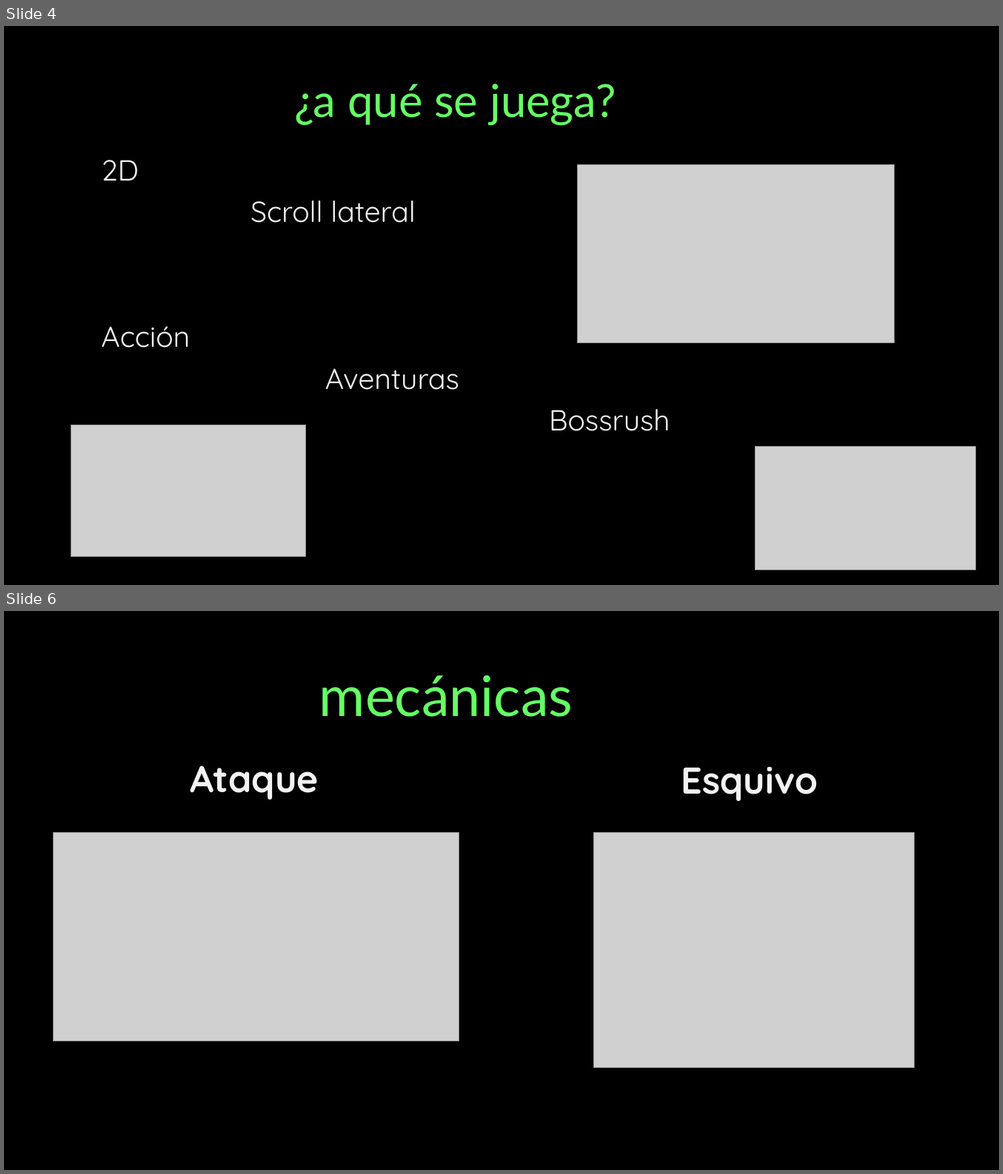
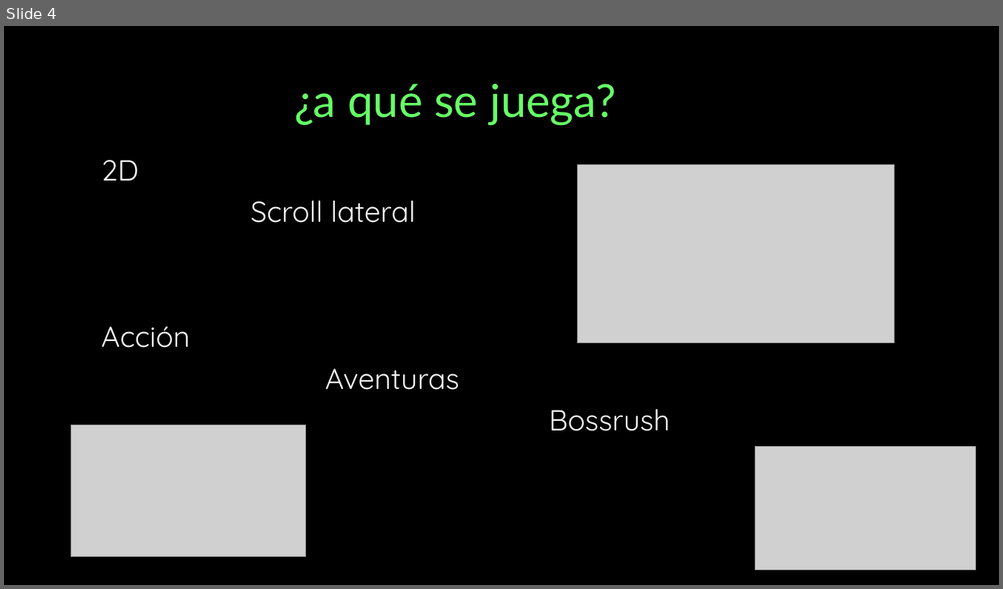
Before and after one commit to Xuppap-Inc/VerdantSorrow, a slide deck: Hitos/Presentacion hito 0.pptx. Shown one above the other, each under a label of ours: slides 4 and 6 before the commit, slide 4 after it; the slides between them are not shown. The pictures are 1003x1174 and 1003x589 pixels, drawn with LibreOffice and Linux fonts; fonts in the diff are those of the drawing; grey boxes stand for pictures. Boxes give left, top, right and bottom in pixels: in the first picture for what was removed or moved away, otherwise in the second. Text is boxed around its words. In the diff, an @@ line names an element or a change of style, - is before the commit and + after.

```diff
--- a/Hitos/Presentacion hito 0.pptx
+++ b/Hitos/Presentacion hito 0.pptx
@@ slide 6 removed at <box>4,611,999,1170</box>, background #000000 @@
@@ title removed at <box>319,675,572,717</box> @@
-mecánicas
@@ text removed at <box>190,766,318,800</box> @@
-Ataque
@@ text removed at <box>680,766,817,801</box> @@
-Esquivo
@@ picture removed at <box>54,832,459,1042</box> @@
@@ picture removed at <box>594,832,914,1068</box> @@
```
Also in this commit, not shown: 4 slides changed, 1 slide added.
